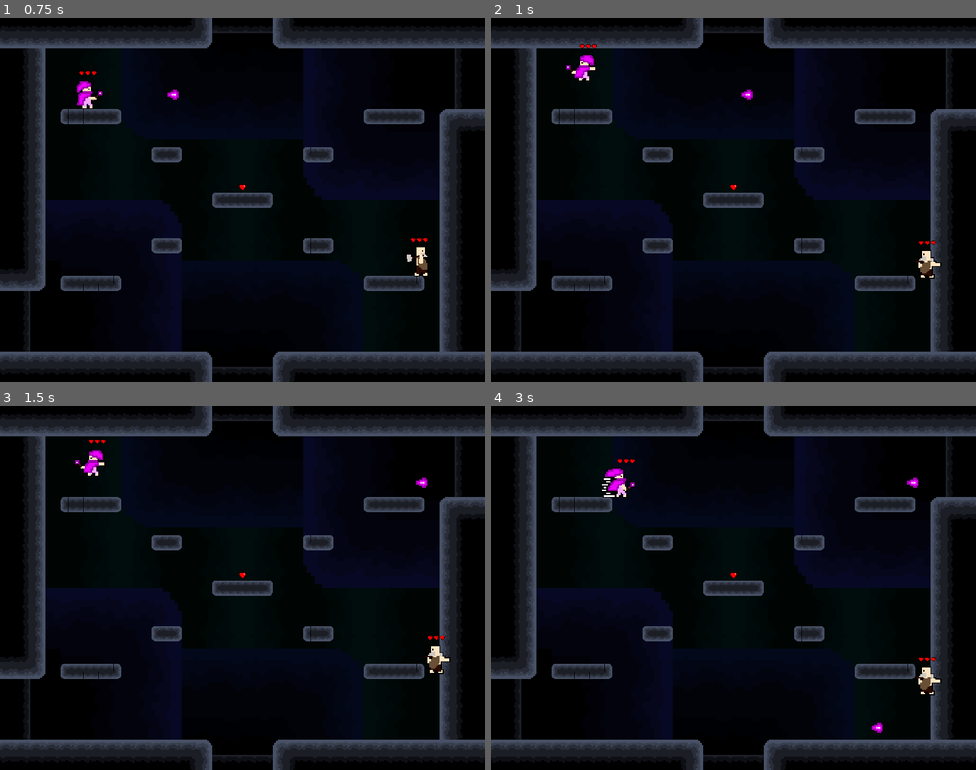
Above: before the commit, frames 1-4 (two rows, left to right).
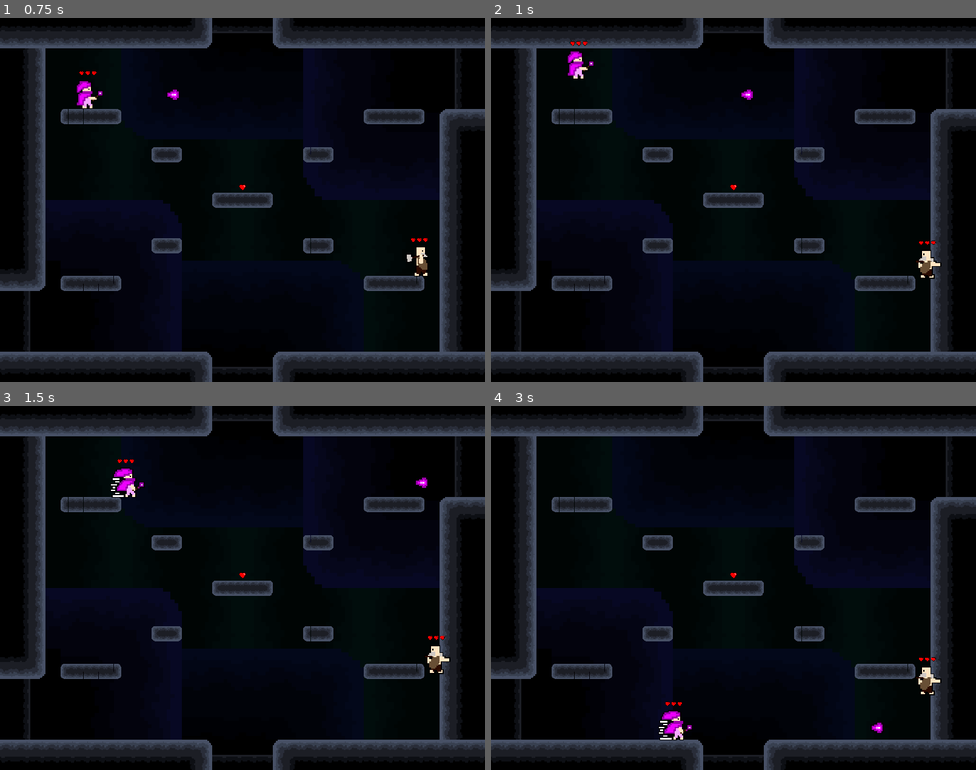
Above: after the commit, the same moments.

Repository: paulosgaf/Multiplayer-Game
Game: Godot game, scene res://Cenas/Mapa.tscn
The game is run twice, just before and just after one commit, with the same random seed, the same clock (stepped at 60 frames per second) and the same inputs.
Inputs:
- Up to frame 1 (0.75 s): tap Enter at 0.5 s; hold Right (ui_right) from 0.53 s (still down); hold V from 0.53 s (still down)
- Up to frame 2 (1 s): keep holding Right (ui_right); keep holding V; tap Space at 0.77 s
- Up to frame 3 (1.5 s): keep holding Right (ui_right); release V at 1.28 s; tap Shift at 1.35 s
- Up to frame 4 (3 s): tap Space at 1.52 s; release Right (ui_right) at 2.03 s; hold Left (ui_left) 2.03-2.78 s; hold V 2.03-2.78 s; hold Right (ui_right) from 2.78 s (still down); tap Shift at 2.85 s

Frame 1 is identical in both runs. In frame 2, 0.4% of the frame differs, in the area x 15-22%, y 6-18%; in frame 3, 0.6%; in frame 4, 0.8%, in the area x 22-89%, y 14-92%.

Commit message:
Wall Jump sem Erros

Diff:
--- a/Jogo de Plataforma Multiplayer/Cenas/Mapa.tscn
+++ b/Jogo de Plataforma Multiplayer/Cenas/Mapa.tscn
@@ -182,23 +182,37 @@
 format = 1
 tile_data = PoolIntArray( -131076, -2147483648, 0, -131075, -1610612736, 0, -131074, -2147483648, 0, -131073, -16106127 …(1027 unchanged characters)…
 
-[node name="Paredes" type="Area2D" parent="Cenario"]
-
-[node name="Direita" type="CollisionShape2D" parent="Cenario/Paredes"]
+[node name="Paredes_p1" type="Area2D" parent="Cenario"]
+collision_layer = 16
+collision_mask = 16
+
+[node name="Direita" type="CollisionShape2D" parent="Cenario/Paredes_p1"]
 position = Vector2( 420, 70 )
 shape = SubResource( 5 )
 
-[node name="Esquerda" type="CollisionShape2D" parent="Cenario/Paredes"]
+[node name="Esquerda" type="CollisionShape2D" parent="Cenario/Paredes_p1"]
 position = Vector2( -420, -70 )
 shape = SubResource( 6 )
 
+[node name="Paredes_p2" type="Area2D" parent="Cenario"]
+collision_layer = 16384
+collision_mask = 16384
+
+[node name="Direita" type="CollisionShape2D" parent="Cenario/Paredes_p2"]
+position = Vector2( 420, 70 )
+shape = SubResource( 5 )
+
+[node name="Esquerda" type="CollisionShape2D" parent="Cenario/Paredes_p2"]
+position = Vector2( -420, -70 )
+shape = SubResource( 6 )
+
 [node name="Camera2D" type="Camera2D" parent="."]
 current = true
 
 [node name="Player1" type="KinematicBody2D" parent="."]
 position = Vector2( -320, -225 )
-collision_layer = 394627
-collision_mask = 394627
+collision_layer = 394643
+collision_mask = 394643
 script = ExtResource( 3 )
 __meta__ = {
 "_edit_group_": true
@@ -228,8 +242,8 @@
 
 [node name="Player2" type="KinematicBody2D" parent="."]
 position = Vector2( 320, 130 )
-collision_layer = 394625
-collision_mask = 394627
+collision_layer = 411011
+collision_mask = 411011
 script = ExtResource( 4 )
 __meta__ = {
 "_edit_group_": true
@@ -259,9 +273,9 @@
 
 [node name="Life" parent="." instance=ExtResource( 21 )]
 position = Vector2( 0.181889, -26.5964 )
-[connection signal="body_entered" from="Cenario/Paredes" to="Player2" method="_on_Paredes_body_entered"]
-[connection signal="body_entered" from="Cenario/Paredes" to="Player1" method="_on_Paredes_body_entered"]
-[connection signal="body_exited" from="Cenario/Paredes" to="Player2" method="_on_Paredes_body_exited"]
-[connection signal="body_exited" from="Cenario/Paredes" to="Player1" method="_on_Paredes_body_exited"]
+[connection signal="body_entered" from="Cenario/Paredes_p1" to="Player1" method="_on_Paredes_p1_body_entered"]
+[connection signal="body_exited" from="Cenario/Paredes_p1" to="Player1" method="_on_Paredes_p1_body_exited"]
+[connection signal="body_entered" from="Cenario/Paredes_p2" to="Player2" method="_on_Paredes_p2_body_entered"]
+[connection signal="body_exited" from="Cenario/Paredes_p2" to="Player2" method="_on_Paredes_p2_body_exited"]
 [connection signal="timeout" from="Player1/Timer" to="Player1" method="_on_Timer_timeout"]
 [connection signal="timeout" from="Player2/Timer" to="Player2" method="_on_Timer_timeout"]
--- a/Jogo de Plataforma Multiplayer/Scripts/Player1.gd
+++ b/Jogo de Plataforma Multiplayer/Scripts/Player1.gd
@@ -115,13 +115,10 @@
 	vida = 3
 	set_global_position(Vector2(-320,-225))
 
-
-
-func _on_Paredes_body_entered(body):
+func _on_Paredes_p1_body_entered(body):
 	if body is KinematicBody2D:
 		_on_wall = true
 
-
-func _on_Paredes_body_exited(body):
+func _on_Paredes_p1_body_exited(body):
 	if body is KinematicBody2D:
 		_on_wall = false
--- a/Jogo de Plataforma Multiplayer/Scripts/Player2.gd
+++ b/Jogo de Plataforma Multiplayer/Scripts/Player2.gd
@@ -116,13 +116,10 @@
 	vida = 3
 	set_global_position(Vector2(320,130))
 
-
-
-
-func _on_Paredes_body_entered(body):
+func _on_Paredes_p2_body_entered(body):
 	if body is KinematicBody2D:
 		_on_wall = true
 
-func _on_Paredes_body_exited(body):
+func _on_Paredes_p2_body_exited(body):
 	if body is KinematicBody2D:
 		_on_wall = false
